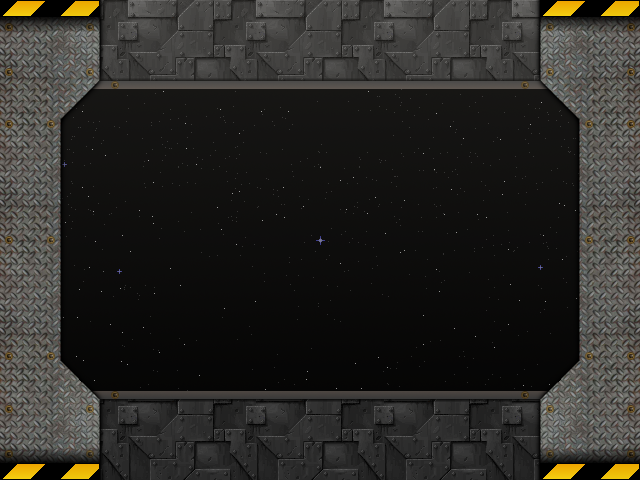
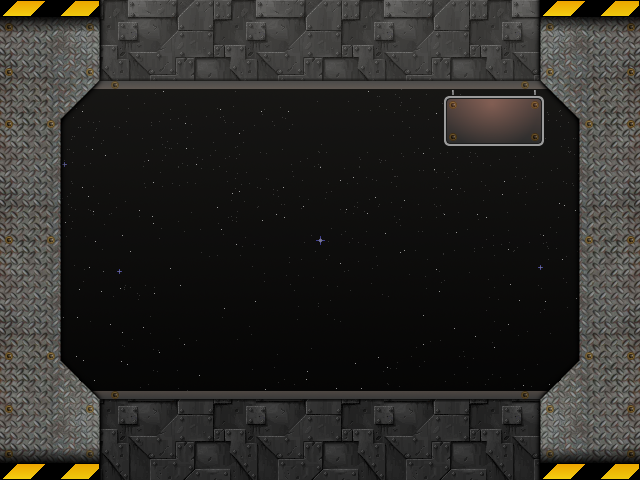
Before/after of a 640x480 layered artwork. What changed in the layer stack:
added layer "credits-counter" above "bandes rayures" over left=444, top=90, right=544, bottom=146
